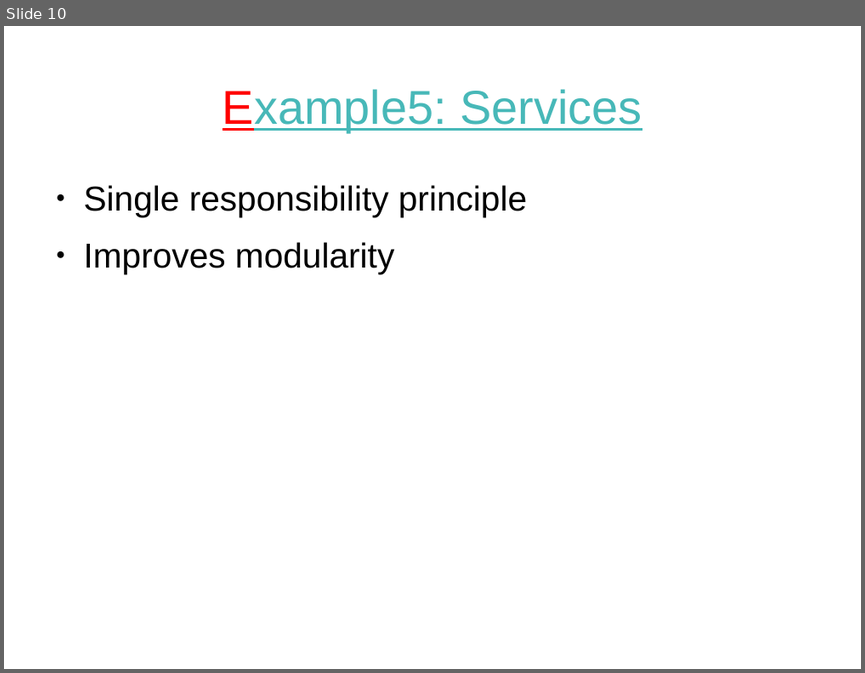
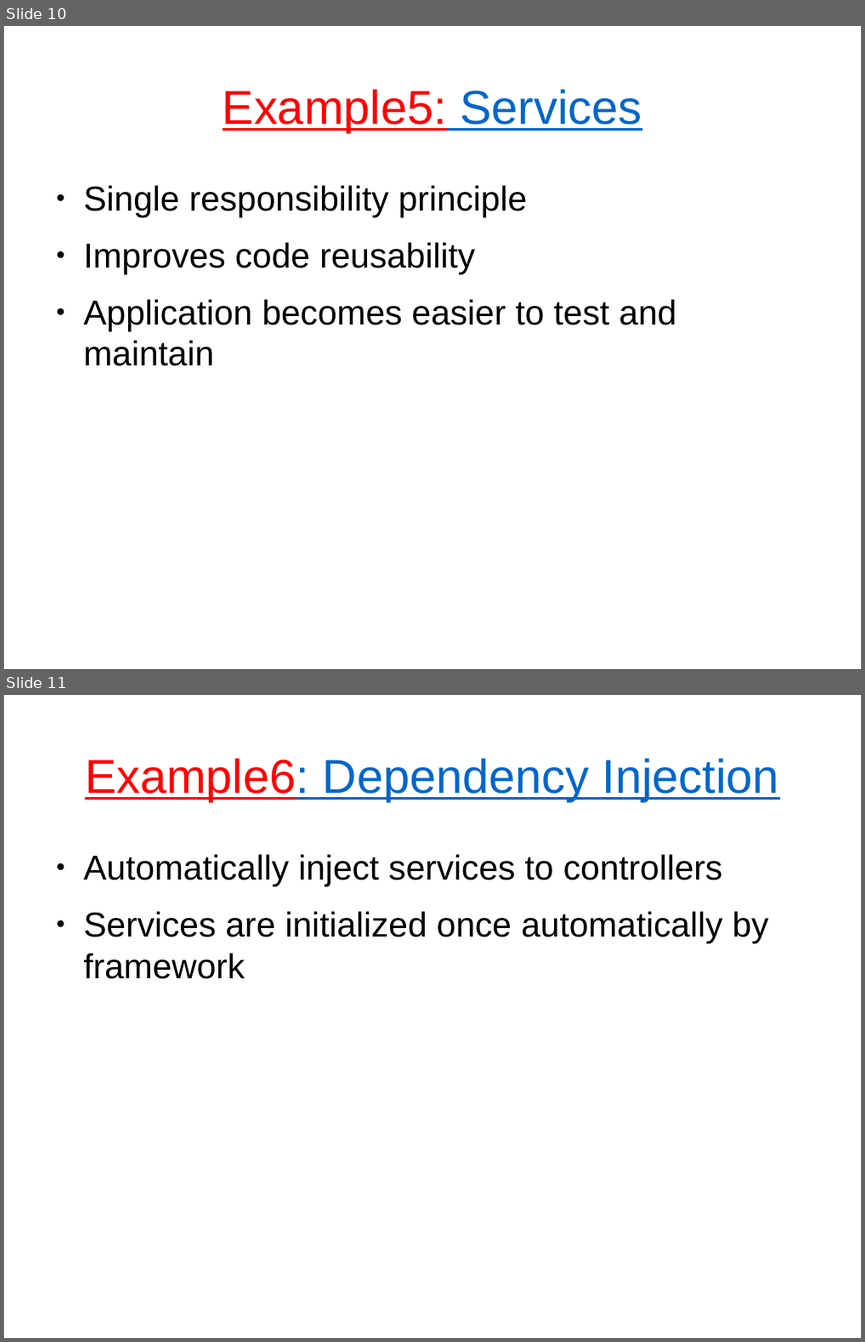
Before and after one commit to tautvilas/frameworks-lecture, a slide deck: doc/presentation.odp. Shown one above the other, each under a label of ours: slide 10 before the commit, slides 10 and 11 after it. The pictures are 865x673 and 865x1342 pixels, drawn with LibreOffice and Linux fonts; fonts in the diff are those of the drawing. Boxes give left, top, right and bottom in pixels: in the first picture for what was removed or moved away, otherwise in the second. Text is boxed around its words. In the diff, an @@ line names an element or a change of style, - is before the commit and + after.

```diff
--- a/doc/presentation.odp
+++ b/doc/presentation.odp
@@ slide 11 added at (x1=4, y1=695, x2=861, y2=1338), background #FFFFFF @@
@@ title added at (x1=85, y1=758, x2=779, y2=801), 44 pt, text #0066CC, underline @@
+Example6: Dependency Injection
@@ text added at (x1=84, y1=854, x2=769, y2=979), 32 pt, text #000000 @@
+● Automatically inject services to controllers
+● Services are initialized once automatically by framework
@@ slide 10 changed as well @@
@@ title "Example5: Services" at (x1=222, y1=89, x2=642, y2=132): text colour #47B8B8 to #FF0000 in "Example5:"; text colour #47B8B8 to #0066CC in "Services" @@
@@ text at (x1=84, y1=242, x2=676, y2=366): text changed @@
-● Improves modularity
+● Improves code reusability
+● Application becomes easier to test and maintain
```
Also in this commit, not shown: 12 other slides changed, 1 other slide added, 1 slide removed.
